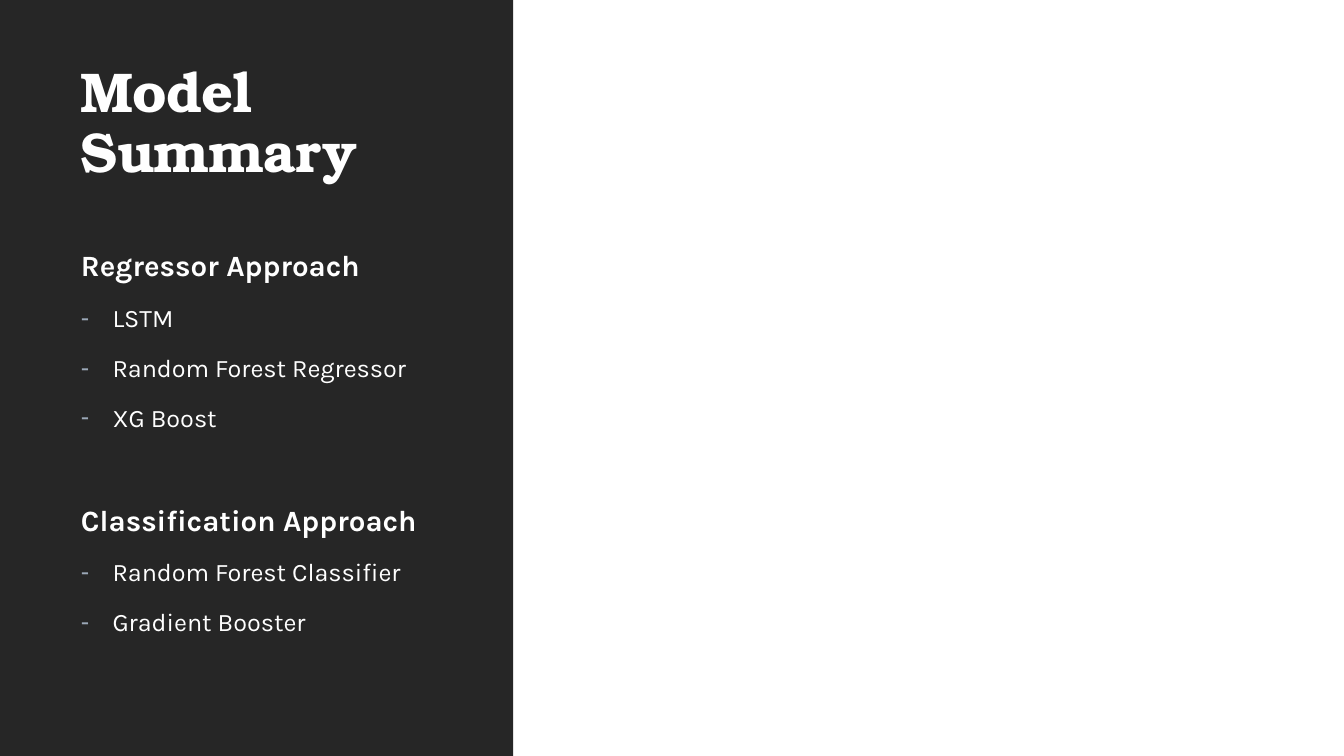
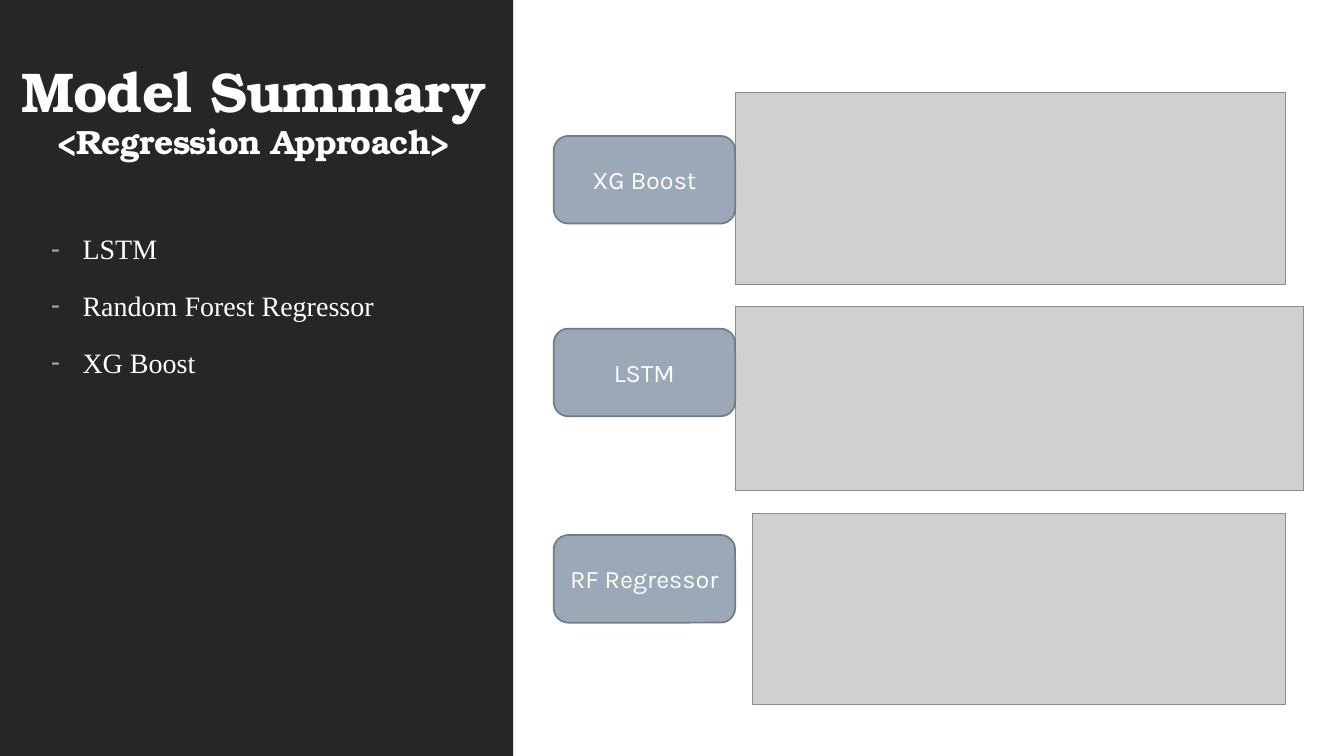
Before and after one commit to you915/Sentiment-Analysis-of-Twitter-Data-for-predicting-Apple-stock-price, a slide deck: slide 4 of Project 2 - Group 4.pptx (slide 3 before the commit). Drawn at 1344x756 pixels with LibreOffice and Linux fonts; fonts in the diff are those of the drawing; grey boxes stand for pictures. Boxes give left, top, right and bottom in pixels: in the first picture for what was removed or moved away, otherwise in the second. Text is boxed around its words. In the diff, an @@ line names an element or a change of style, - is before the commit and + after.

Commit message:
updated ppt and updated images

```diff
--- a/Project 2 - Group 4.pptx
+++ b/Project 2 - Group 4.pptx
@@ title at (21,71,486,163): text changed; size 40 to 24 pt @@
-Model Summary
+Model Summary
+<Regression Approach>
@@ picture added at (735,93,1286,284) @@
@@ rounded rectangle added at (554,136,735,224), fill #9BA8B7, outline #737C87 1.25 pt, 18 pt, text #FFFFFF @@
+XG Boost
@@ text "LSTM": place and size @@
-text "LSTM" at (81,256,416,632)
+text "LSTM" at (83,240,374,374)
@@ text "LSTM" at (83,240,374,374): size 18 to 20 pt, font Karla to Times New Roman; line spacing 1 to 1.1 @@
@@ text at (81,256,359,284): paragraph removed @@
-Regressor Approach
@@ rounded rectangle added at (554,329,735,416), fill #9BA8B7, outline #737C87 1.25 pt, 18 pt, text #FFFFFF @@
+LSTM
@@ picture added at (735,307,1303,490) @@
@@ text at (81,510,416,632): paragraphs removed @@
-Classification Approach
-– Random Forest Classifier
-– Gradient Booster
@@ rounded rectangle added at (554,535,735,623), fill #9BA8B7, outline #737C87 1.25 pt, 18 pt, text #FFFFFF @@
+RF Regressor
@@ picture added at (752,513,1286,705) @@
```
Also in this commit, not shown: 5 other slides changed, 2 slides added, 2 slides removed.
